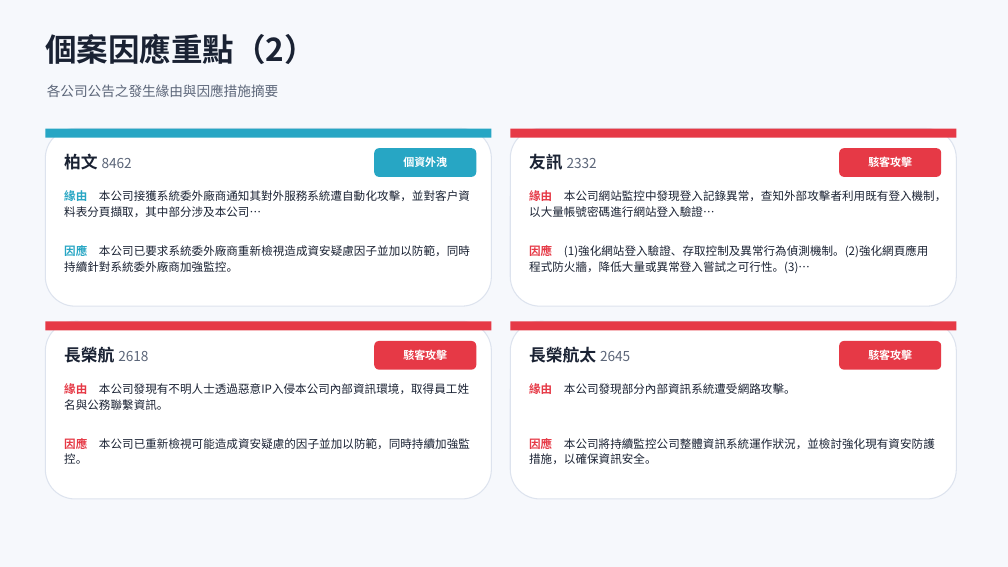
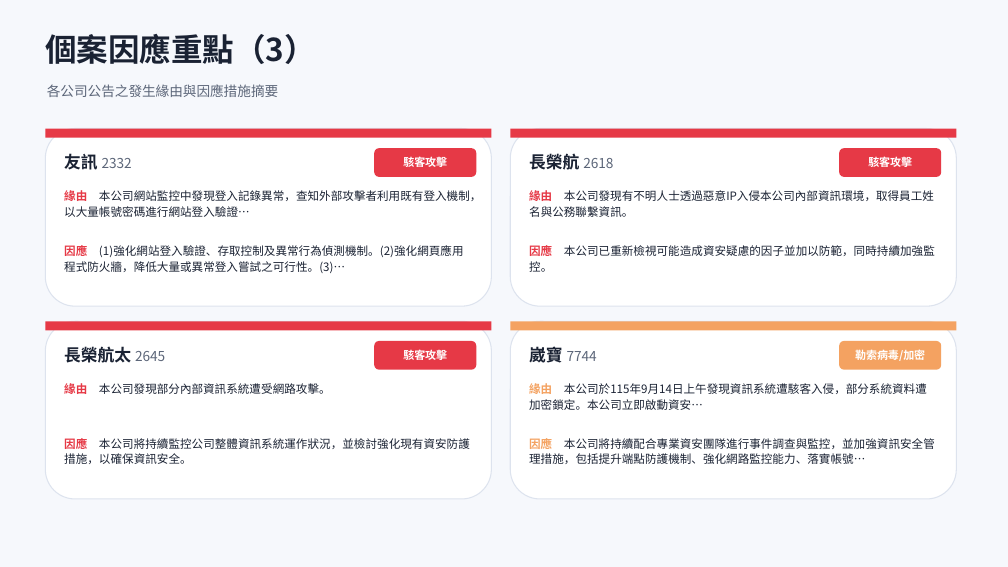
Before and after one commit to Johnnylin77/mops-isec-monitor, a slide deck: slide 8 of 資安事件因應分析.pptx (slide 7 before the commit). Drawn at 1008x567 pixels with LibreOffice and Linux fonts; fonts in the diff are those of the drawing. Boxes give left, top, right and bottom in pixels: in the first picture for what was removed or moved away, otherwise in the second. Text is boxed around its words. In the diff, an @@ line names an element or a change of style, - is before the commit and + after.

```diff
--- a/資安事件因應分析.pptx
+++ b/資安事件因應分析.pptx
@@ text at (45,34,316,64): text changed @@
-個案因應重點（2）
+個案因應重點（3）
@@ rectangle at (45,129,492,138): fill #27A6C4 to #E63946 @@
@@ rounded rectangle at (374,148,476,177): fill #27A6C4 to #E63946 @@
@@ text at (64,153,132,170): text changed @@
-柏文 8462
+友訊 2332
@@ text at (403,155,447,170): text changed @@
-個資外洩
+駭客攻擊
@@ text at (529,154,613,170): text changed @@
-友訊 2332
+長榮航 2618
@@ text at (64,190,481,217): text changed @@
-緣由 本公司接獲系統委外廠商通知其對外服務系統遭自動化攻擊，並對客戶資料表分頁擷取，其中部分涉及本公司…
+緣由 本公司網站監控中發現登入記錄異常，查知外部攻擊者利用既有登入機制，以大量帳號密碼進行網站登入驗證…
@@ text at (529,190,934,217): text changed @@
-緣由 本公司網站監控中發現登入記錄異常，查知外部攻擊者利用既有登入機制，以大量帳號密碼進行網站登入驗證…
+緣由 本公司發現有不明人士透過惡意IP入侵本公司內部資訊環境，取得員工姓名與公務聯繫資訊。
@@ text at (64,243,464,273): text changed @@
-因應 本公司已要求系統委外廠商重新檢視造成資安疑慮因子並加以防範，同時持續針對系統委外廠商加強監控。
+因應 (1)強化網站登入驗證、存取控制及異常行為偵測機制。(2)強化網頁應用程式防火牆，降低大量或異常登入嘗試之可行性。(3)…
@@ text at (529,243,935,259): text changed @@
-因應 (1)強化網站登入驗證、存取控制及異常行為偵測機制。(2)強化網頁應用程式防火牆，降低大量或異常登入嘗試之可行性。(3)…
+因應 本公司已重新檢視可能造成資安疑慮的因子並加以防範，同時持續加強監控。
@@ rectangle at (510,321,957,330): fill #E63946 to #F4A261 @@
@@ text at (64,346,165,363): text changed; size 13 to 16 pt; text colour #5C6679 to #1A2233; bold on @@
-長榮航 2618
+長榮航太 2645
@@ text at (529,344,597,366): text changed; size 16 to 13 pt; text colour #1A2233 to #5C6679; bold off @@
-長榮航太 2645
+崴寶 7744
@@ rounded rectangle at (839,341,941,370): fill #E63946 to #F4A261 @@
@@ text at (855,350,925,361): text changed @@
-駭客攻擊
+勒索病毒/加密
@@ text at (64,383,331,394): text changed @@
-緣由 本公司發現有不明人士透過惡意IP入侵本公司內部資訊環境，取得員工姓名與公務聯繫資訊。
+緣由 本公司發現部分內部資訊系統遭受網路攻擊。
@@ text at (529,383,927,410): text changed @@
-緣由 本公司發現部分內部資訊系統遭受網路攻擊。
+緣由 本公司於115年9月14日上午發現資訊系統遭駭客入侵，部分系統資料遭加密鎖定。本公司立即啟動資安…
@@ text at (64,436,470,464): text changed @@
-因應 本公司已重新檢視可能造成資安疑慮的因子並加以防範，同時持續加強監控。
+因應 本公司將持續監控公司整體資訊系統運作狀況，並檢討強化現有資安防護措施，以確保資訊安全。
@@ text at (529,438,935,464): text changed @@
-因應 本公司將持續監控公司整體資訊系統運作狀況，並檢討強化現有資安防護措施，以確保資訊安全。
+因應 本公司將持續配合專業資安團隊進行事件調查與監控，並加強資訊安全管理措施，包括提升端點防護機制、強化網路監控能力、落實帳號…
```
Also in this commit, not shown: 6 other slides changed, 1 slide added, 2 other files.
